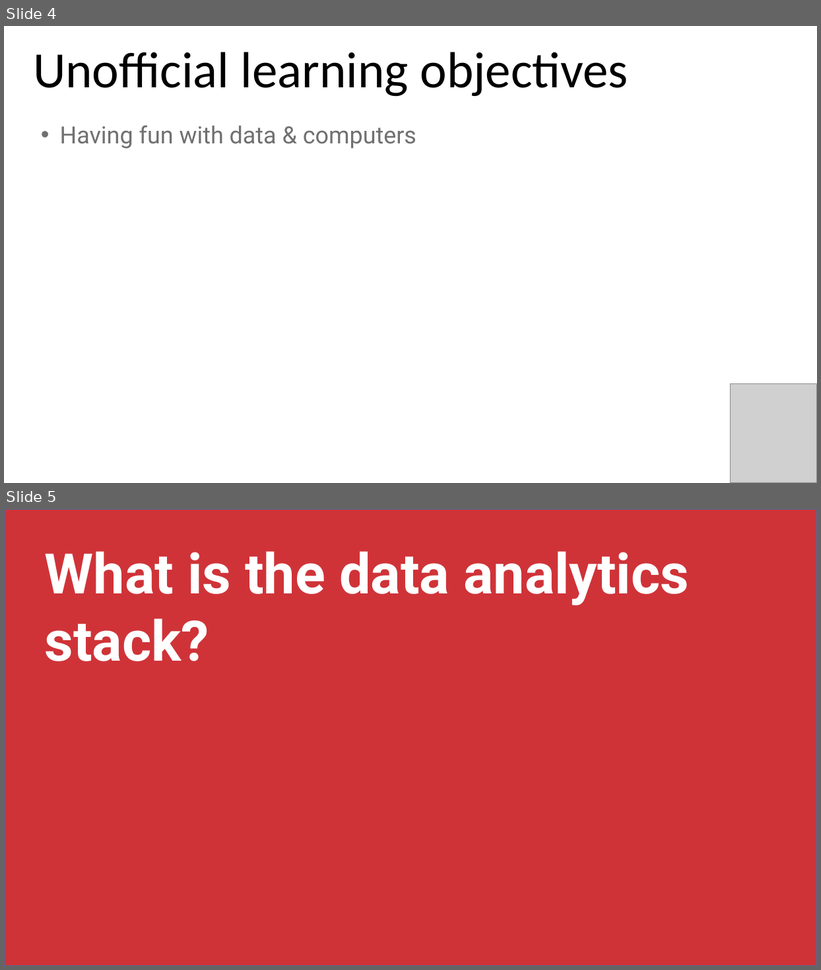
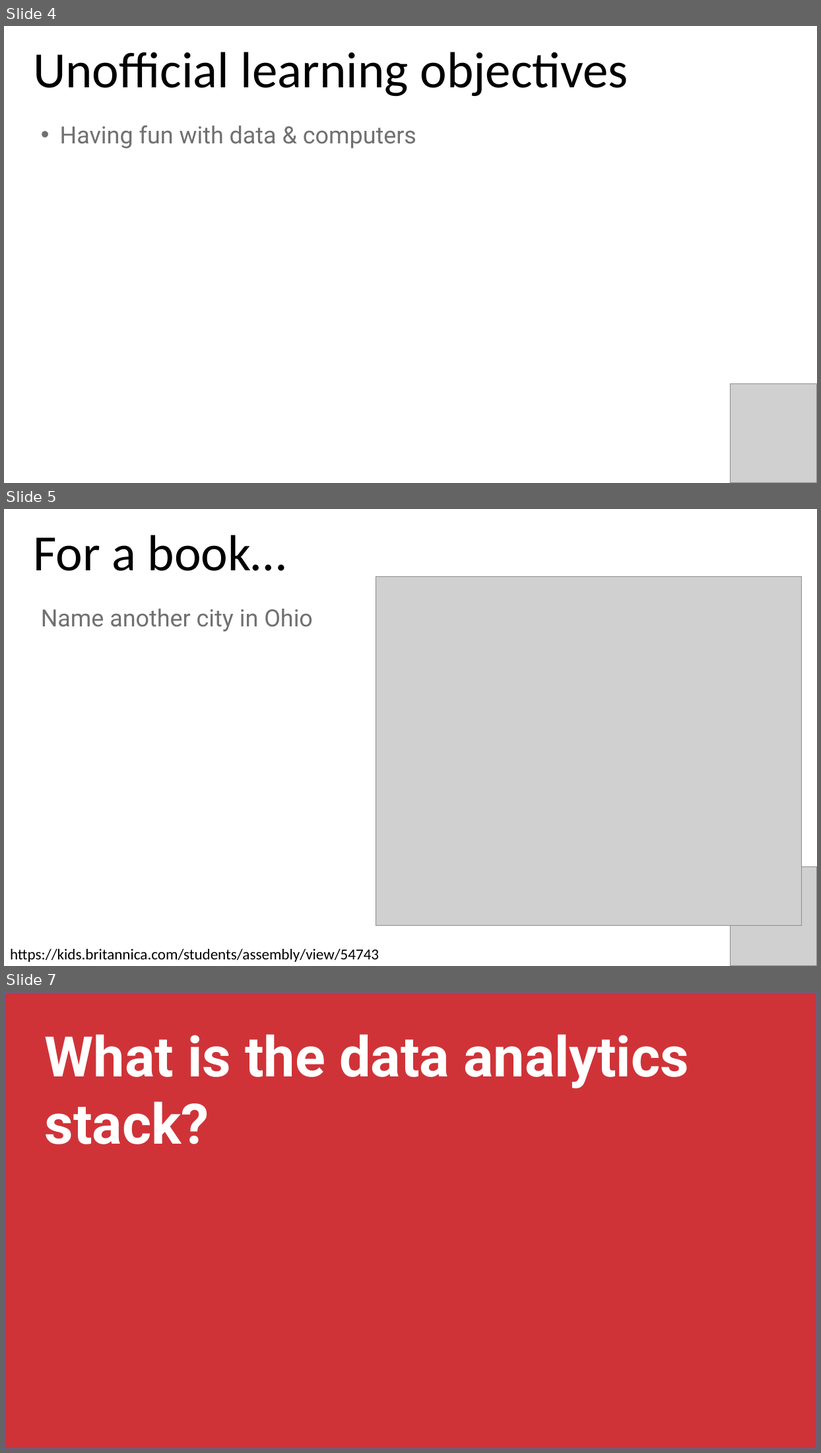
Before and after one commit to stringfestdata/lagos-meetup, a slide deck: advancing-into-analytics-lagos.pptx. Shown one above the other, each under a label of ours: slides 4 and 5 before the commit, slides 4, 5 and 7 after it; the slides between them are not shown. The pictures are 821x970 and 821x1453 pixels, drawn with LibreOffice and Linux fonts; fonts in the diff are those of the drawing; grey boxes stand for pictures. Boxes give left, top, right and bottom in pixels: in the first picture for what was removed or moved away, otherwise in the second. Text is boxed around its words. In the diff, an @@ line names an element or a change of style, - is before the commit and + after.

```diff
--- a/advancing-into-analytics-lagos.pptx
+++ b/advancing-into-analytics-lagos.pptx
@@ slide 5 added at [4, 509, 817, 966], background #FFFFFF @@
@@ text added at [33, 535, 286, 571], 60 pt, text #000000 @@
+For a book…
@@ picture added at [376, 577, 802, 926] @@
@@ text added at [41, 609, 313, 632], 28 pt, text #707070 @@
+Name another city in Ohio
@@ picture added at [731, 867, 817, 966] @@
@@ text added at [10, 949, 379, 962], 18 pt, text #000000 @@
+https://kids.britannica.com/students/assembly/view/54743
@@ what was slide 5 is now slide 7 @@
```
Also in this commit, not shown: 1 other slide added.
